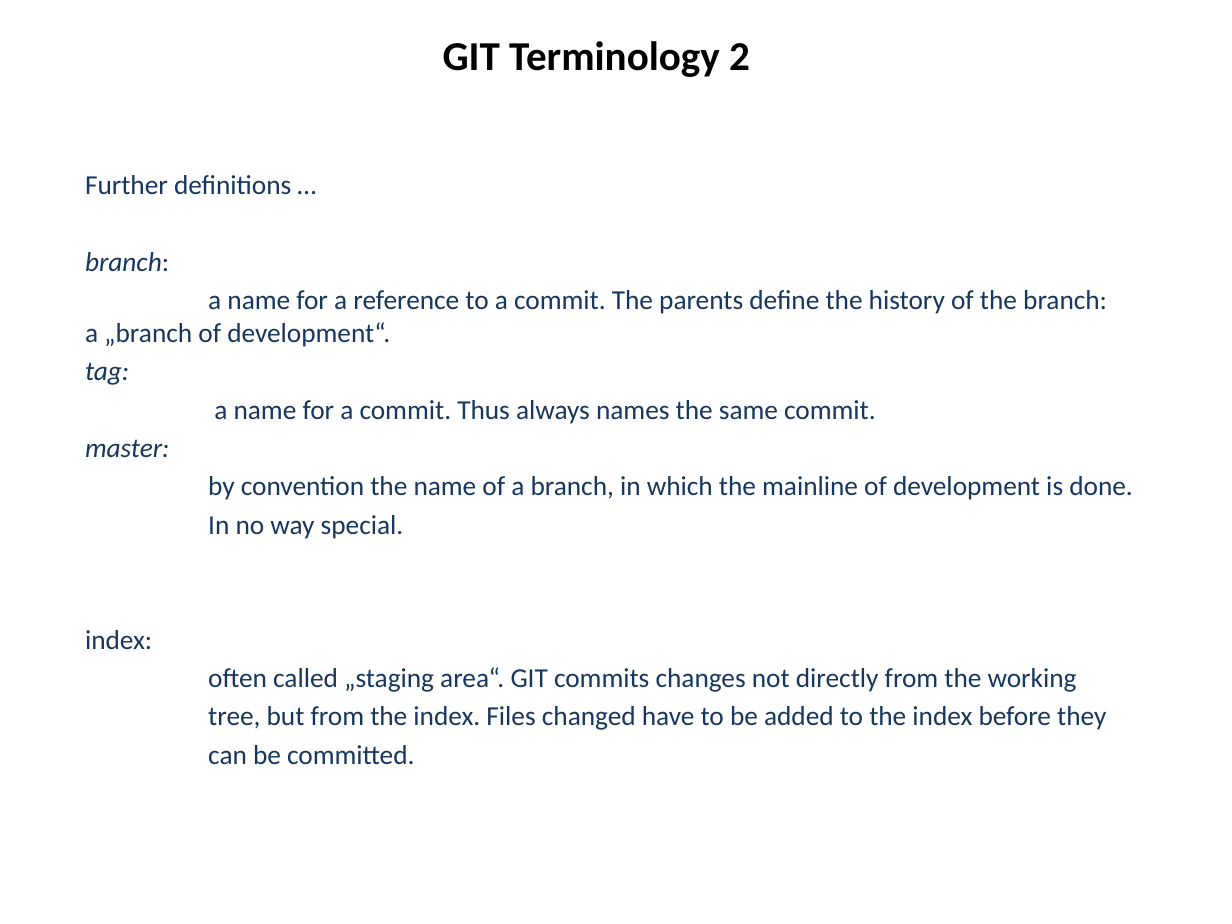
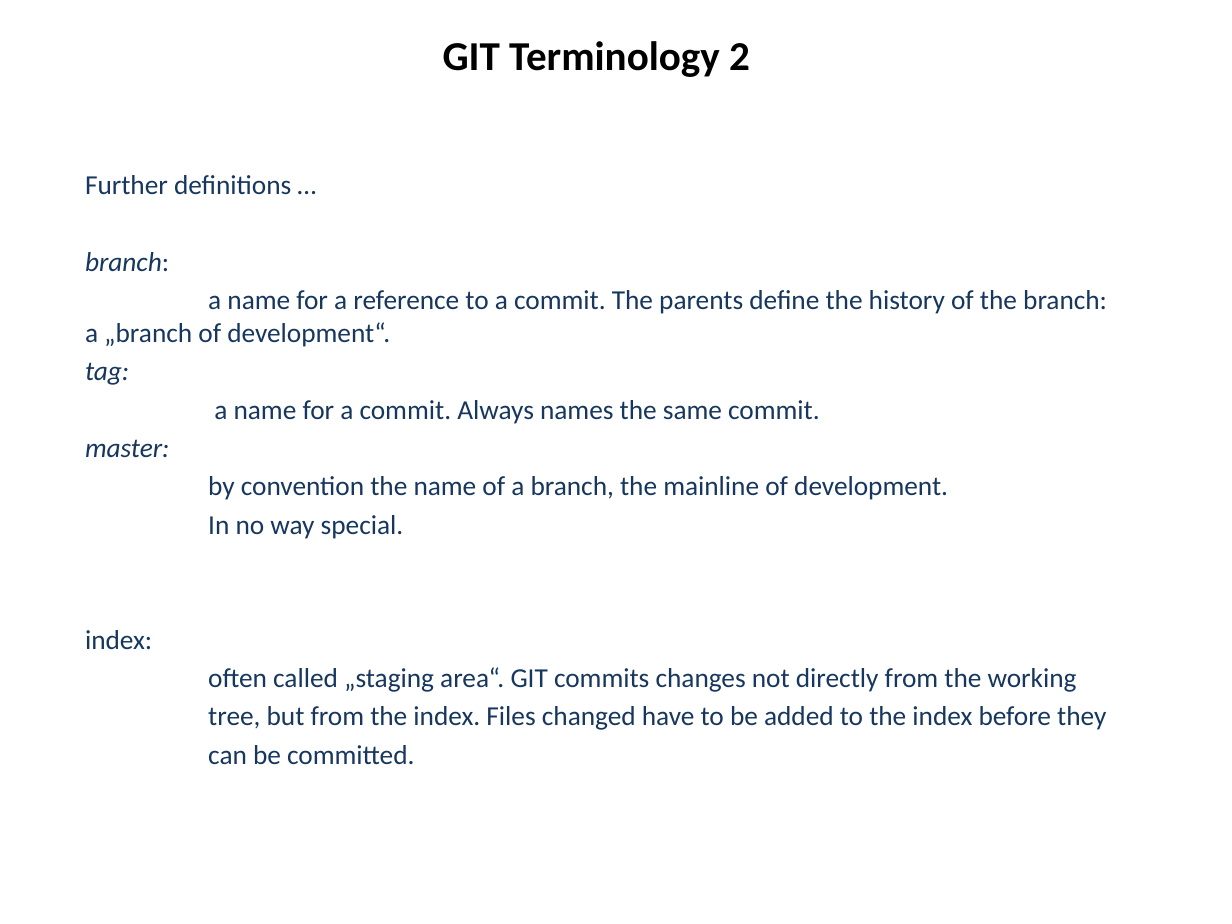
Before and after one commit to hanbei/git_tutorial, a slide deck: slide 17 of architektur.pptx. Drawn at 1232x924 pixels with LibreOffice and Linux fonts; fonts in the diff are those of the drawing. Boxes give left, top, right and bottom in pixels: in the first picture for what was removed or moved away, otherwise in the second. Text is boxed around its words. In the diff, an @@ line names an element or a change of style, - is before the commit and + after.

```diff
--- a/architektur.pptx
+++ b/architektur.pptx
@@ subtitle at <box>214,400,820,424</box>: text changed @@
-a name for a commit. Thus always names the same commit.
+a name for a commit. Always names the same commit.
@@ subtitle at <box>208,476,948,500</box>: text changed @@
-by convention the name of a branch, in which the mainline of development is done.
+by convention the name of a branch, the mainline of development.
```
Also in this commit, not shown: 8 other slides changed, 1 slide added, 1 slide removed, 1 other file.
